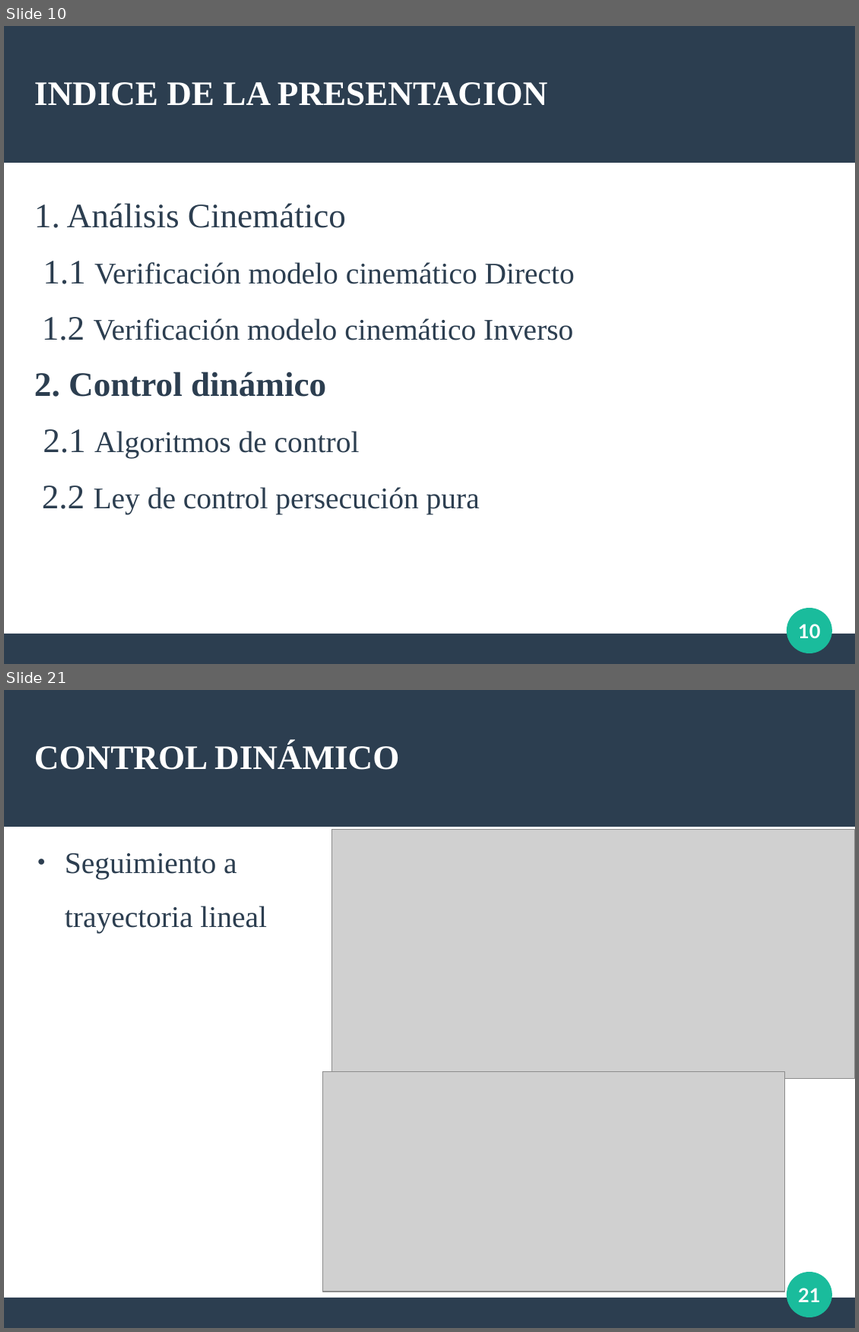
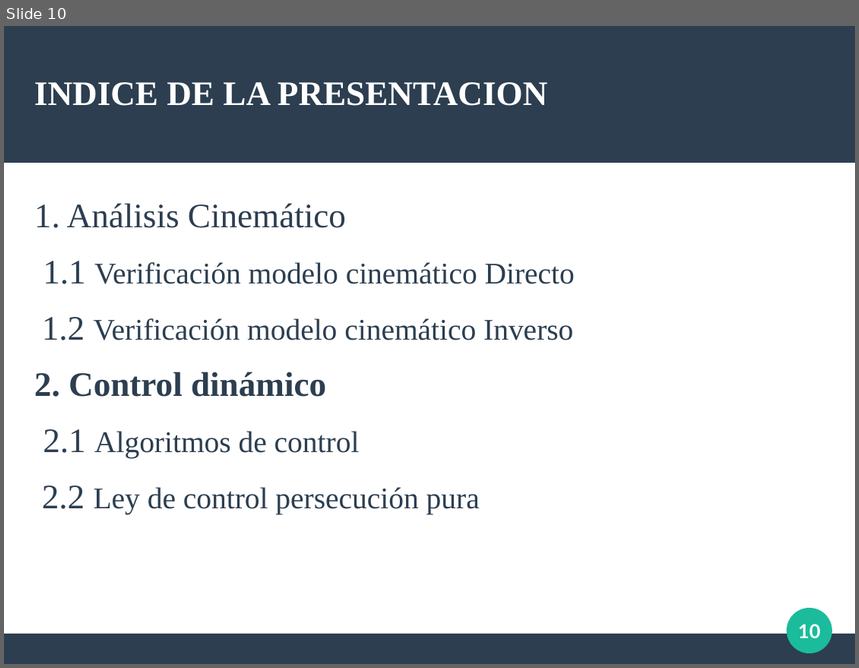
Before and after one commit to Arrivederccimamasita/Synchro_Drive_CyPR, a slide deck: Presentacion_defensa/defensa.odp. Shown one above the other, each under a label of ours: slides 10 and 21 before the commit, slide 10 after it; the slides between them are not shown. The pictures are 859x1332 and 859x668 pixels, drawn with LibreOffice and Linux fonts; fonts in the diff are those of the drawing; grey boxes stand for pictures. Boxes give left, top, right and bottom in pixels: in the first picture for what was removed or moved away, otherwise in the second. Text is boxed around its words. In the diff, an @@ line names an element or a change of style, - is before the commit and + after.

```diff
--- a/Presentacion_defensa/defensa.odp
+++ b/Presentacion_defensa/defensa.odp
@@ slide 21 removed at [4,690,855,1328], background #FFFFFF; not listed: 3 template elements that a slide beside it also shows @@
@@ title removed at [34,743,399,770] @@
-CONTROL DINÁMICO
@@ picture removed at [332,830,855,1079] @@
@@ text removed at [65,853,267,933] @@
-● Seguimiento a
-trayectoria lineal
@@ picture removed at [323,1072,785,1292] @@
@@ page number removed at [798,1288,820,1303] @@
-21
```
Also in this commit, not shown: 18 slides changed, 5 slides added, 3 other slides removed, 8 other files.
